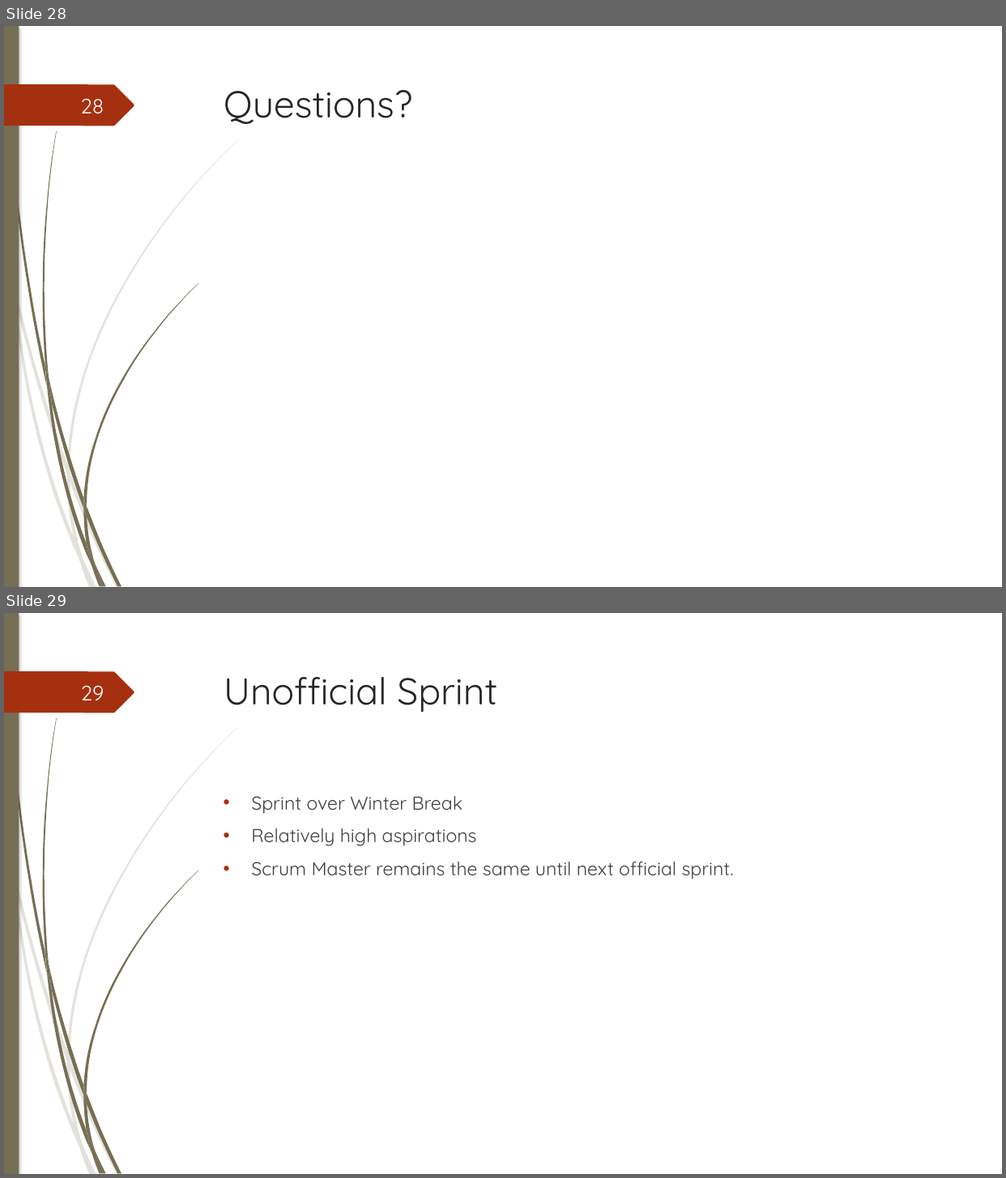
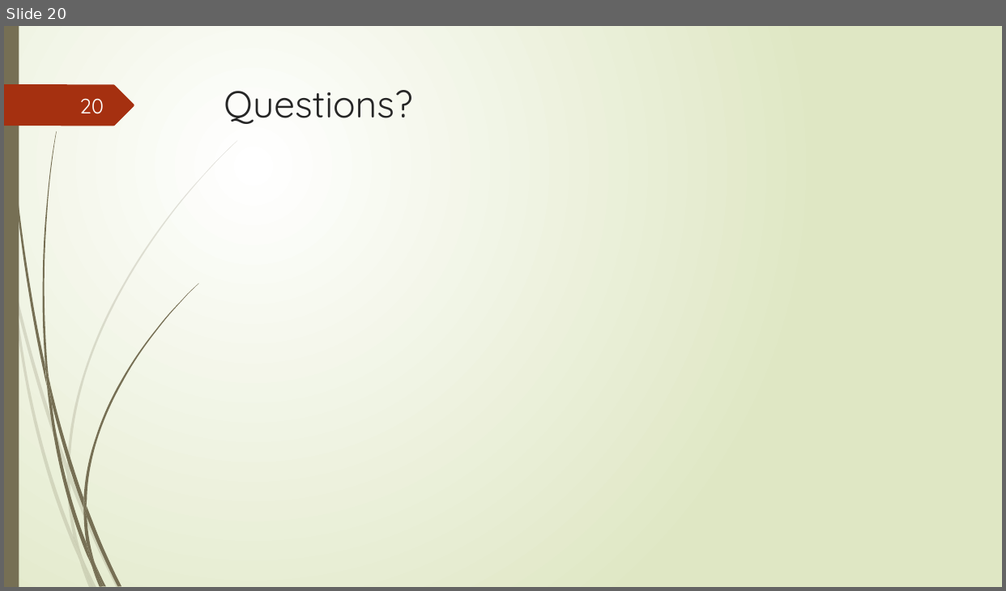
Before and after one commit to junmin-yee/Landmarked, a slide deck: Presentations/Sprint01 ReviewMeeting.pptx. Shown one above the other, each under a label of ours: slides 28 and 29 before the commit, slide 20 after it. The pictures are 1006x1178 and 1006x591 pixels, drawn with LibreOffice and Linux fonts; fonts in the diff are those of the drawing. Boxes give left, top, right and bottom in pixels: in the first picture for what was removed or moved away, otherwise in the second. Text is boxed around its words. In the diff, an @@ line names an element or a change of style, - is before the commit and + after.

```diff
--- a/Presentations/Sprint01 ReviewMeeting.pptx
+++ b/Presentations/Sprint01 ReviewMeeting.pptx
@@ slide 29 removed at box(4, 613, 1002, 1174), background #FFFFFF; not listed: 24 template elements that a slide beside it also shows @@
@@ page number removed at box(81, 685, 104, 700) @@
-29
@@ text removed at box(224, 677, 497, 713) @@
-Unofficial Sprint
@@ text removed at box(251, 796, 734, 879) @@
-• Sprint over Winter Break
-• Relatively high aspirations
-• Scrum Master remains the same until next official sprint.
@@ what was slide 28 is now slide 20 @@
@@ slide 20 changed as well @@
@@ background #FFFFFF to gradient #FFFFFF to #DFE8C4 @@
@@ rectangle at box(4, 26, 19, 587): shadow off @@
@@ outline redrawn in 13 elements at box(15, 284, 68, 475), box(70, 472, 120, 587), box(12, 288, 79, 561), box(67, 475, 83, 558), box(68, 140, 237, 472), box(74, 537, 93, 587), box(6, 26, 47, 386), box(87, 506, 121, 587), box(42, 131, 57, 379), box(83, 284, 198, 506), box(83, 509, 95, 565), box(83, 498, 87, 517), box(4, 84, 134, 126) @@
@@ page number at box(79, 98, 104, 114): text changed @@
-28
+20
```
Also in this commit, not shown: 22 other slides changed, 4 slides added, 8 other slides removed.
